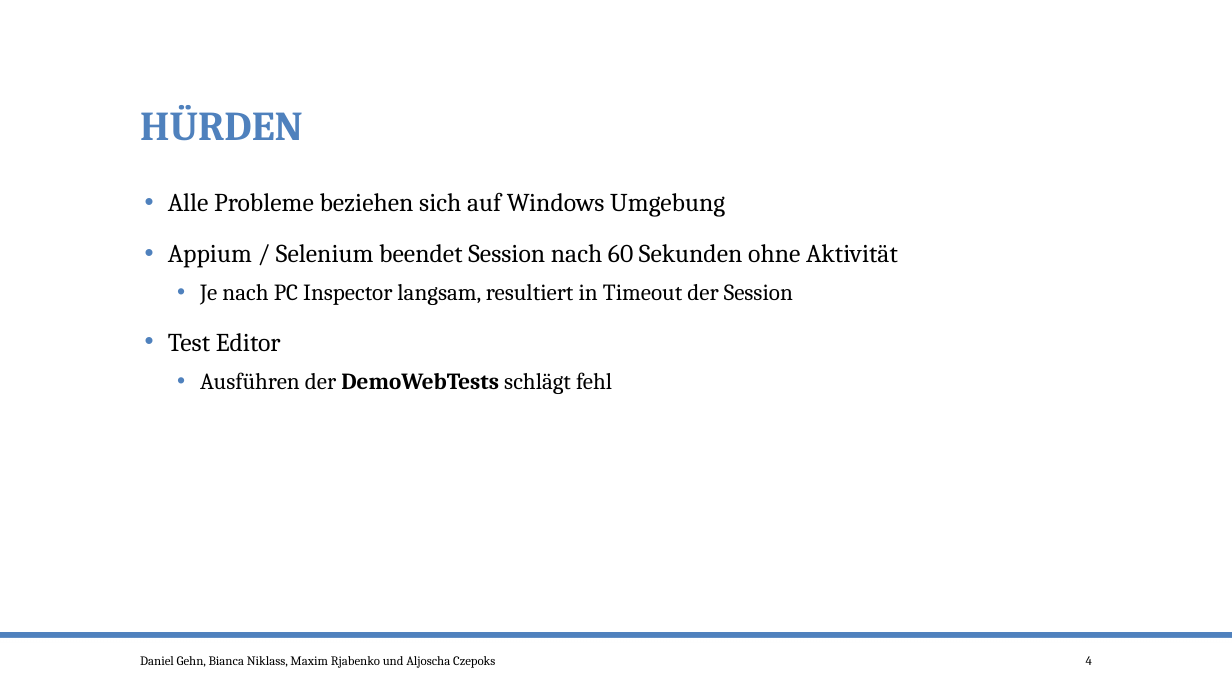
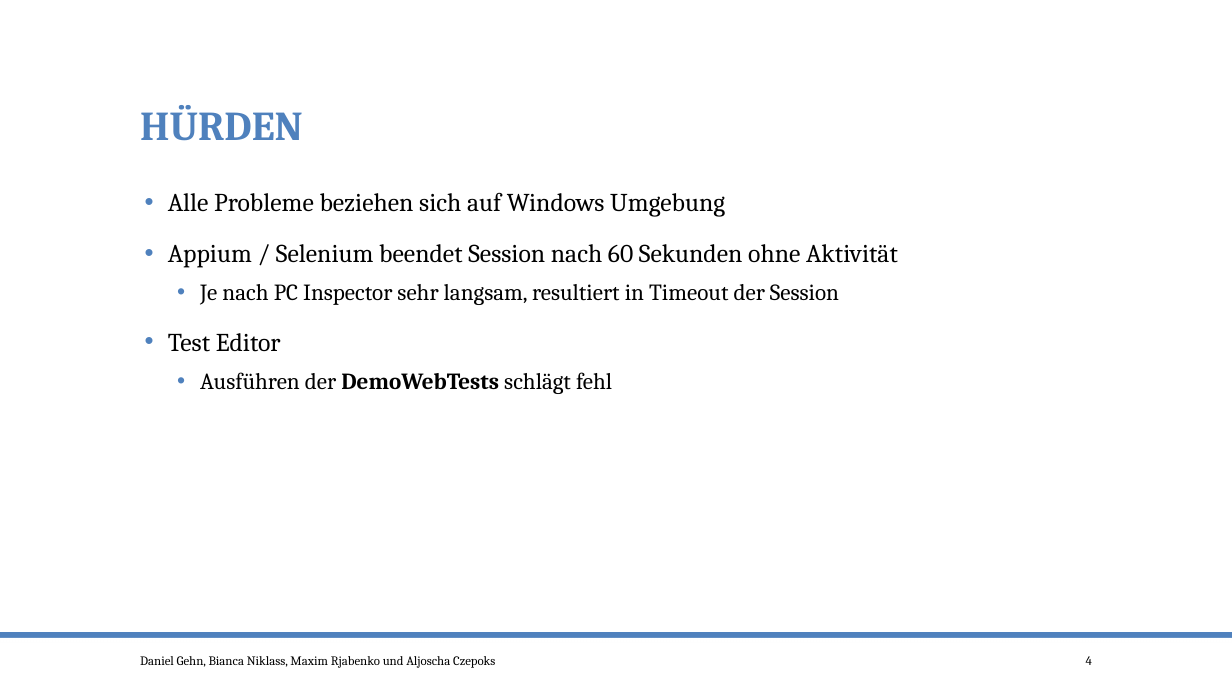
Before and after one commit to po-test-ws-2015/test-cycle, a slide deck: slide 4 of TestenMileStone1.pptx. Drawn at 1232x693 pixels with LibreOffice and Linux fonts; fonts in the diff are those of the drawing. Boxes give left, top, right and bottom in pixels: in the first picture for what was removed or moved away, otherwise in the second. Text is boxed around its words. In the diff, an @@ line names an element or a change of style, - is before the commit and + after.

```diff
--- a/TestenMileStone1.pptx
+++ b/TestenMileStone1.pptx
@@ text at (200, 284, 839, 305): text changed @@
-  • Je nach PC Inspector langsam, resultiert in Timeout der Session
+  • Je nach PC Inspector sehr langsam, resultiert in Timeout der Session
```
Also in this commit, not shown: 1 other slide changed.
